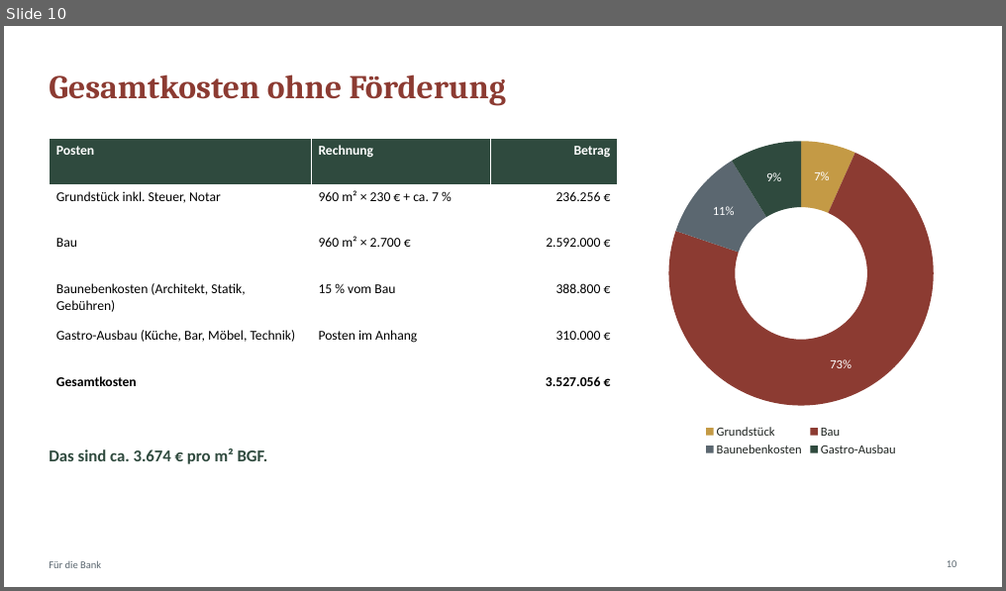
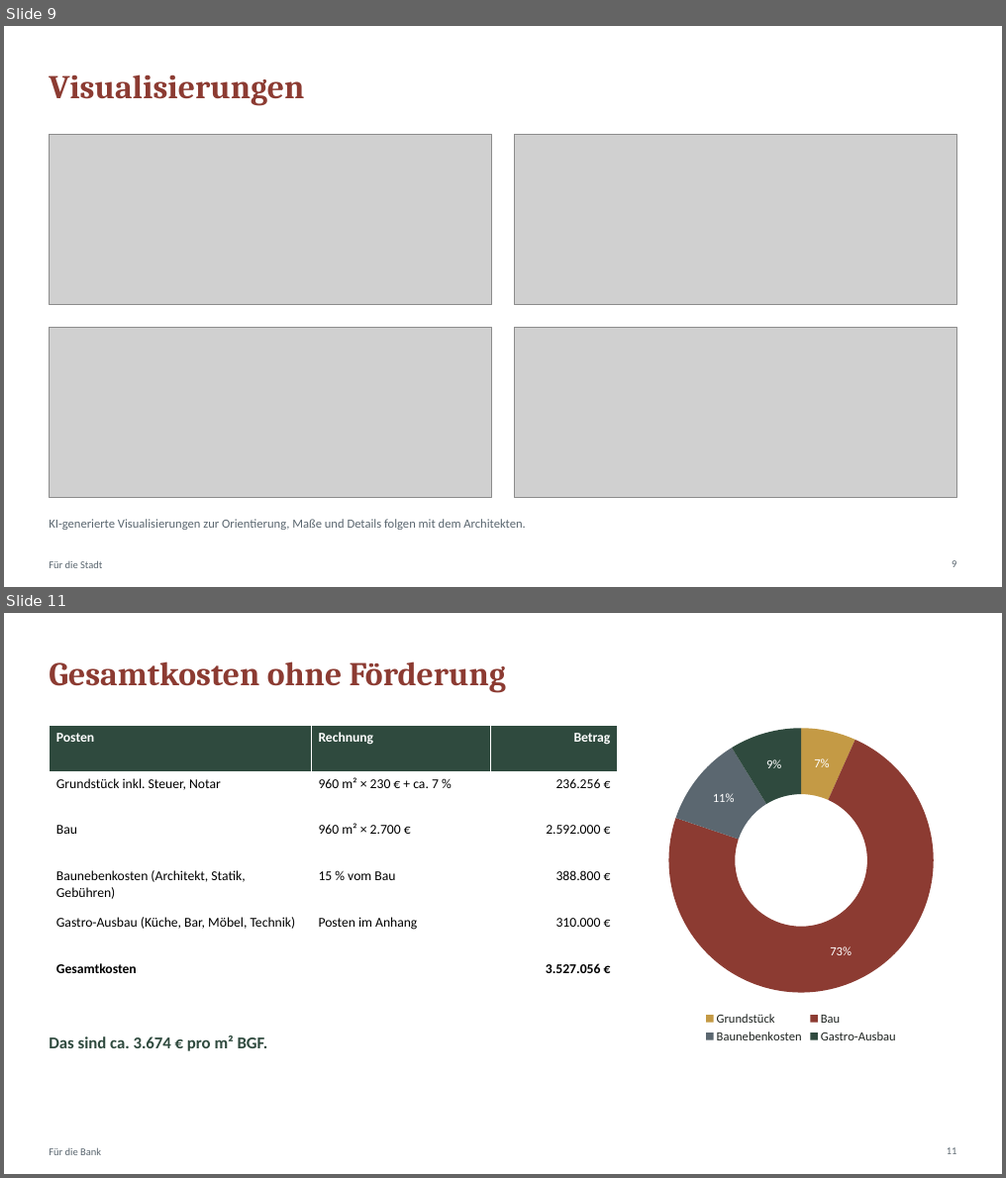
Before and after one commit to CartoonUsername/bau-projekt, a slide deck: praesentation/Neue-Mitte-Werlte_Baufeld3_6-Wohnungen_Gastro-EG.pptx. Shown one above the other, each under a label of ours: slide 10 before the commit, slides 9 and 11 after it; the slides between them are not shown. The pictures are 1006x591 and 1006x1178 pixels, drawn with LibreOffice and Linux fonts; fonts in the diff are those of the drawing; grey boxes stand for pictures. Boxes give left, top, right and bottom in pixels: in the first picture for what was removed or moved away, otherwise in the second. Text is boxed around its words. In the diff, an @@ line names an element or a change of style, - is before the commit and + after.

```diff
--- a/praesentation/Neue-Mitte-Werlte_Baufeld3_6-Wohnungen_Gastro-EG.pptx
+++ b/praesentation/Neue-Mitte-Werlte_Baufeld3_6-Wohnungen_Gastro-EG.pptx
@@ slide 9 added at [4, 26, 1002, 587], background #FFFFFF @@
@@ title added at [49, 75, 304, 106], 32 pt, text #8C3B32, bold @@
+Visualisierungen
@@ picture added at [49, 135, 492, 304] @@
@@ picture added at [515, 135, 957, 304] @@
@@ picture added at [49, 328, 492, 497] @@
@@ picture added at [515, 328, 957, 497] @@
@@ text added at [49, 519, 525, 530], 12 pt, text #5B6770 @@
+KI-generierte Visualisierungen zur Orientierung, Maße und Details folgen mit dem Architekten.
@@ text added at [49, 561, 102, 569], 10 pt, text #5B6770 @@
+Für die Stadt
@@ page number added at [951, 561, 956, 568], 10 pt, text #5B6770 @@
+9
@@ what was slide 10 is now slide 11 @@
@@ page number at [946, 1148, 957, 1155]: text changed @@
-10
+11
```
Also in this commit, not shown: 5 slides changed, 5 other files.
